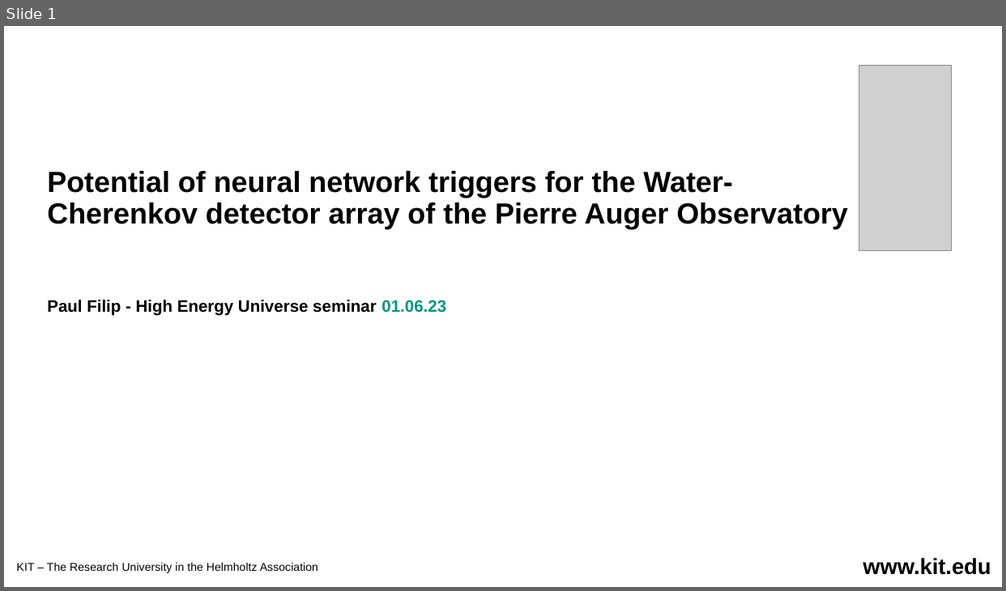
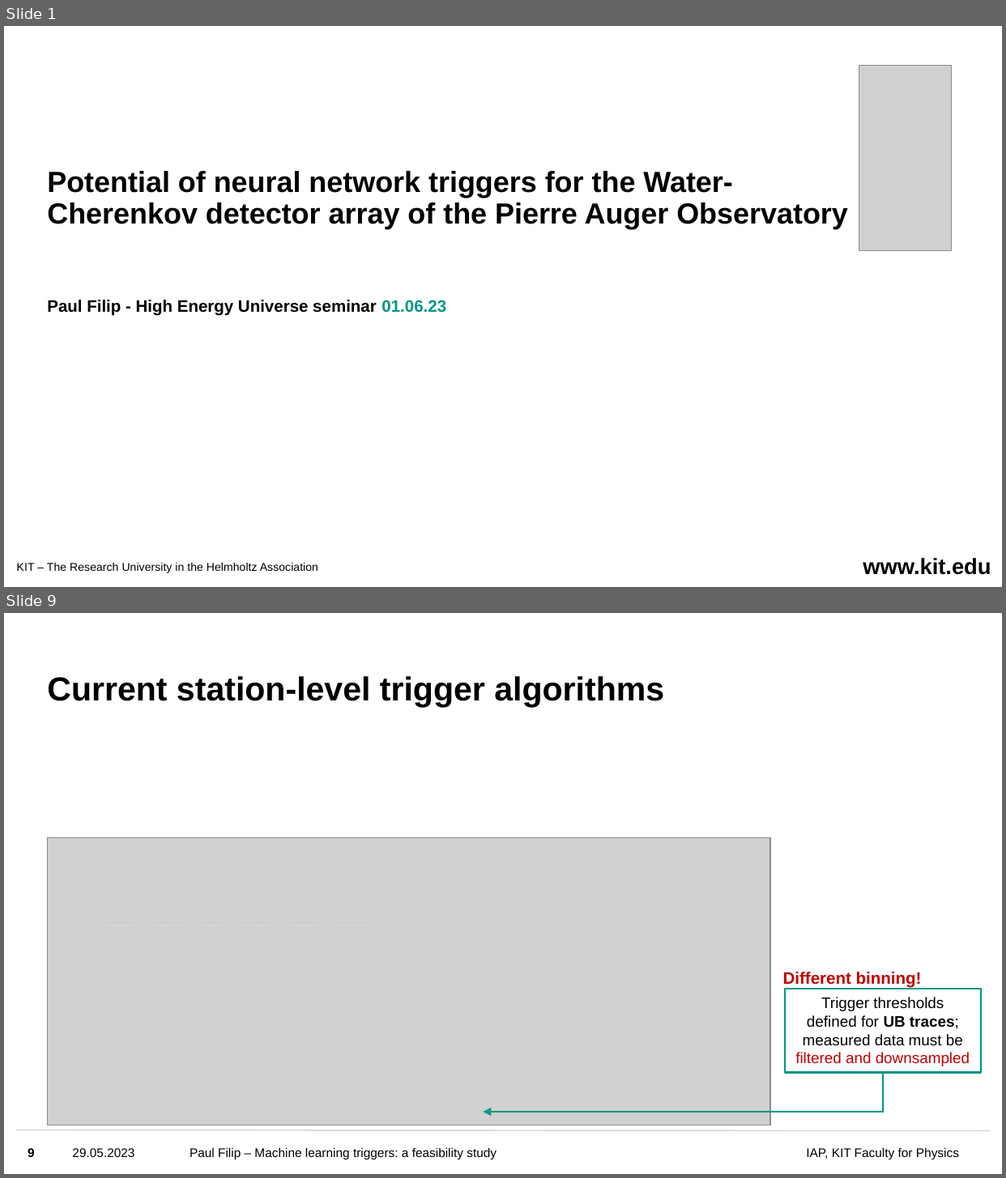
Before and after one commit to Quizznor/master-thesis, a slide deck: thesis/progress_updates/heu_seminar/heu_seminar.pptx. Shown one above the other, each under a label of ours: slide 1 before the commit, slides 1 and 9 after it; the slides between them are not shown. The pictures are 1006x591 and 1006x1178 pixels, drawn with LibreOffice and Linux fonts; fonts in the diff are those of the drawing; grey boxes stand for pictures; background and template pictures are left out. Boxes give left, top, right and bottom in pixels: in the first picture for what was removed or moved away, otherwise in the second. Text is boxed around its words. In the diff, an @@ line names an element or a change of style, - is before the commit and + after.

```diff
--- a/thesis/progress_updates/heu_seminar/heu_seminar.pptx
+++ b/thesis/progress_updates/heu_seminar/heu_seminar.pptx
@@ slide 9 added at <box>4,613,1002,1174</box>, background #FFFFFF @@
@@ title added at <box>47,676,664,707</box>, 24 pt, text #000000, bold @@
+Current station-level trigger algorithms
@@ rectangle added at <box>590,799,611,818</box>, fill #FFFFFF @@
@@ picture added at <box>47,837,770,1125</box> @@
@@ line added from (99, 926) to (366, 926), #D9D9D9 0.75 pt dashed @@
@@ text added at <box>783,972,922,988</box>, 12 pt, text #C00000, bold @@
+Different binning!
@@ rectangle added at <box>784,989,980,1073</box>, outline #009682 1.5 pt, 11 pt, text #000000 @@
+Trigger thresholds defined for UB traces; measured data must be filtered and downsampled
@@ elbow arrow added from (883, 1073) to (483, 1112), #009682 1.5 pt @@
@@ line added from (16, 1131) to (990, 1131), #D9D9D9 1 pt @@
@@ page number added at <box>27,1148,35,1157</box>, 9 pt, text #000000, bold @@
+9
@@ text added at <box>72,1148,134,1157</box>, 9 pt, text #000000 @@
+29.05.2023
@@ text added at <box>189,1148,496,1161</box>, 9 pt, text #000000 @@
+Paul Filip – Machine learning triggers: a feasibility study
@@ text added at <box>806,1148,959,1160</box>, 9 pt, text #000000 @@
+IAP, KIT Faculty for Physics
```
Also in this commit, not shown: 38 slides changed.
